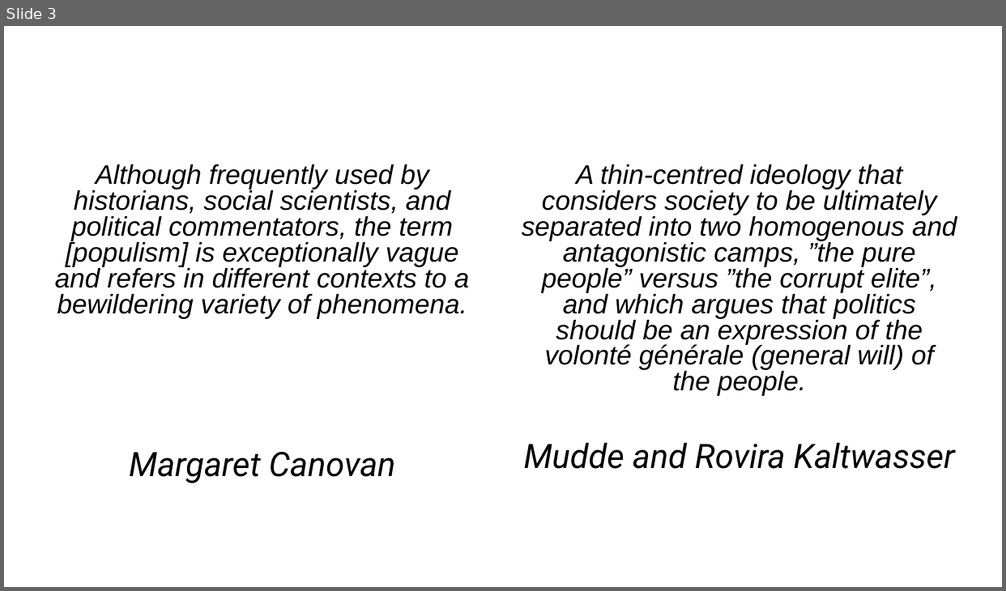
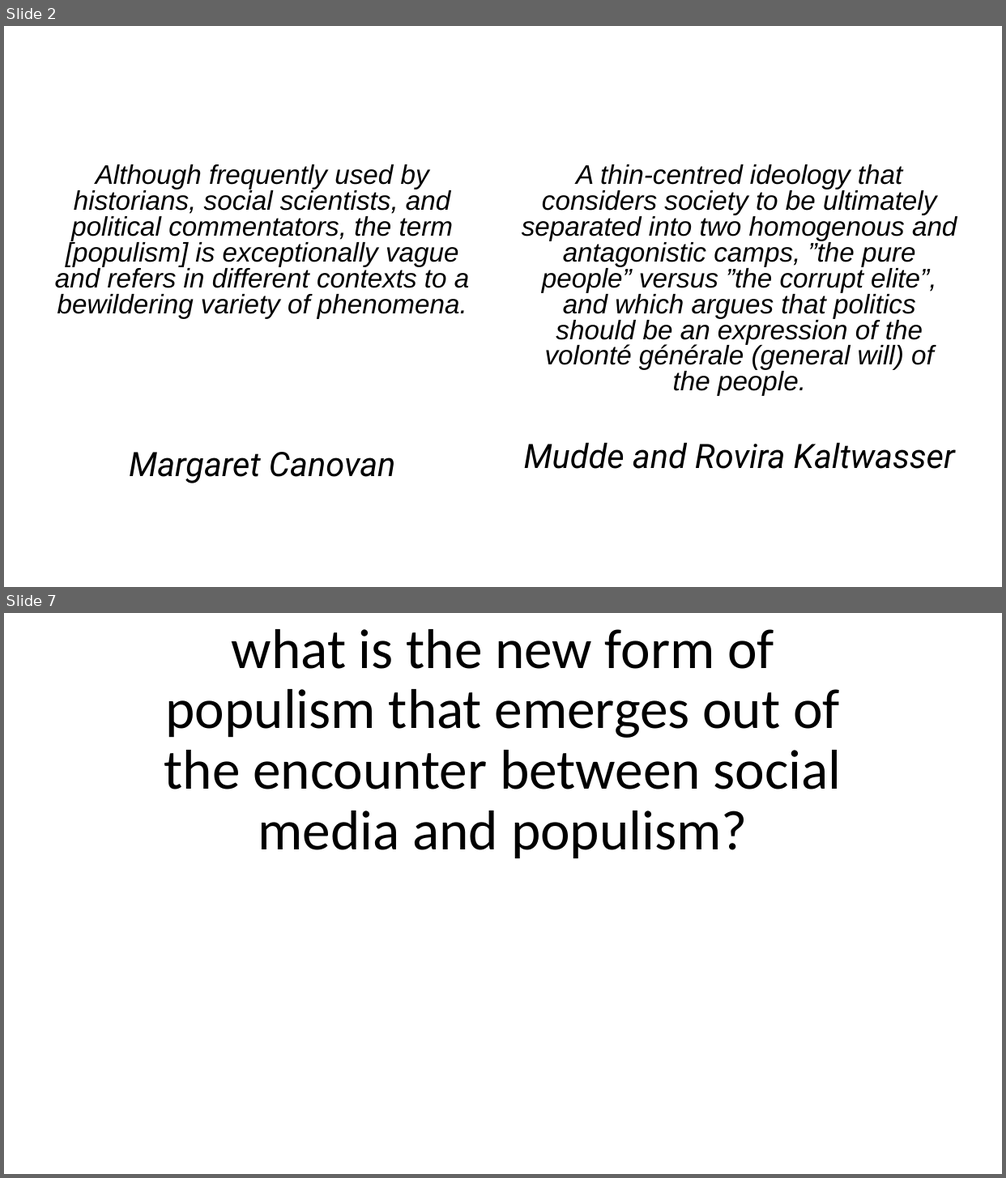
Before and after one commit to AleMelonss/programmation, a slide deck: PresentazionePOLDIG.pptx. Shown one above the other, each under a label of ours: slide 3 before the commit, slides 2 and 7 after it; the slides between them are not shown. The pictures are 1006x591 and 1006x1178 pixels, drawn with LibreOffice and Linux fonts; fonts in the diff are those of the drawing; background and template pictures are left out. Boxes give left, top, right and bottom in pixels: in the first picture for what was removed or moved away, otherwise in the second. Text is boxed around its words. In the diff, an @@ line names an element or a change of style, - is before the commit and + after.

```diff
--- a/PresentazionePOLDIG.pptx
+++ b/PresentazionePOLDIG.pptx
@@ slide 7 added at [4,613,1002,1174], background picture (left out) @@
@@ title added at [164,629,842,859], 54 pt, text #000000 @@
+what is the new form of populism that emerges out of the encounter between social media and populism?
@@ what was slide 3 is now slide 2 @@
```
Also in this commit, not shown: 2 slides changed, 2 other slides added.
